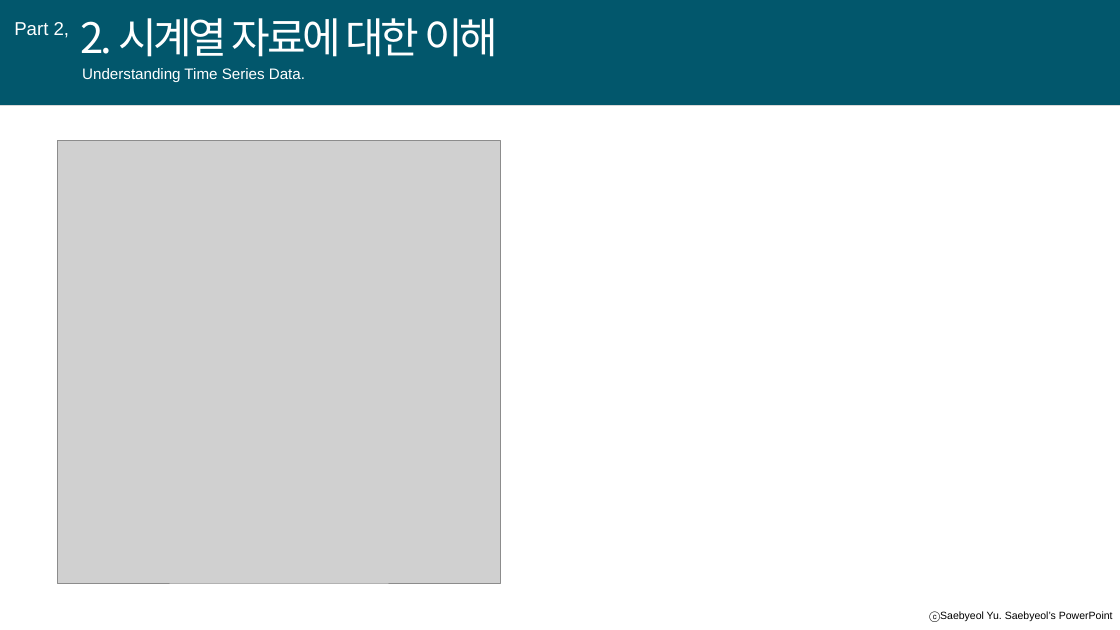
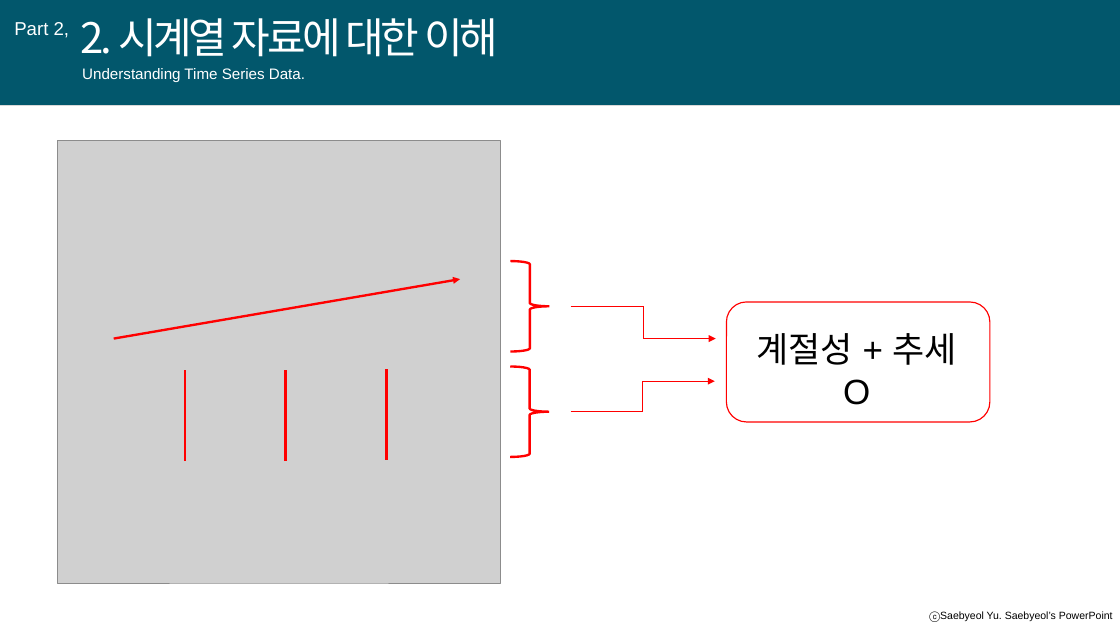
Before and after one commit to A-dongl/P3_kospi, a slide deck: slide 13 of 2차 발표자료.pptx (slide 10 before the commit). Drawn at 1120x630 pixels with LibreOffice and Linux fonts; fonts in the diff are those of the drawing; grey boxes stand for pictures. Boxes give left, top, right and bottom in pixels: in the first picture for what was removed or moved away, otherwise in the second. Text is boxed around its words. In the diff, an @@ line names an element or a change of style, - is before the commit and + after.

```diff
--- a/2차 발표자료.pptx
+++ b/2차 발표자료.pptx
@@ right brace added at [511, 261, 549, 352], outline #FF0000 2 pt @@
@@ arrow added from (113, 339) to (460, 279), #FF0000 2 pt @@
@@ elbow arrow added from (571, 307) to (716, 339), #FF0000 0.5 pt @@
@@ rounded rectangle added at [727, 302, 991, 423], outline #FF0000 1 pt @@
@@ text added at [756, 333, 957, 405], 30 pt, text #000000 @@
+계절성 + 추세
+O
@@ line added from (185, 371) to (185, 461), #FF0000 2 pt @@
@@ line added from (286, 371) to (286, 460), #FF0000 2 pt @@
@@ line added from (386, 369) to (386, 460), #FF0000 2 pt @@
@@ right brace added at [510, 366, 549, 457], outline #FF0000 2 pt @@
@@ elbow arrow added from (571, 412) to (715, 381), #FF0000 0.5 pt @@
```
Also in this commit, not shown: 10 other slides changed, 10 slides added, 11 slides removed, 1 other file.
